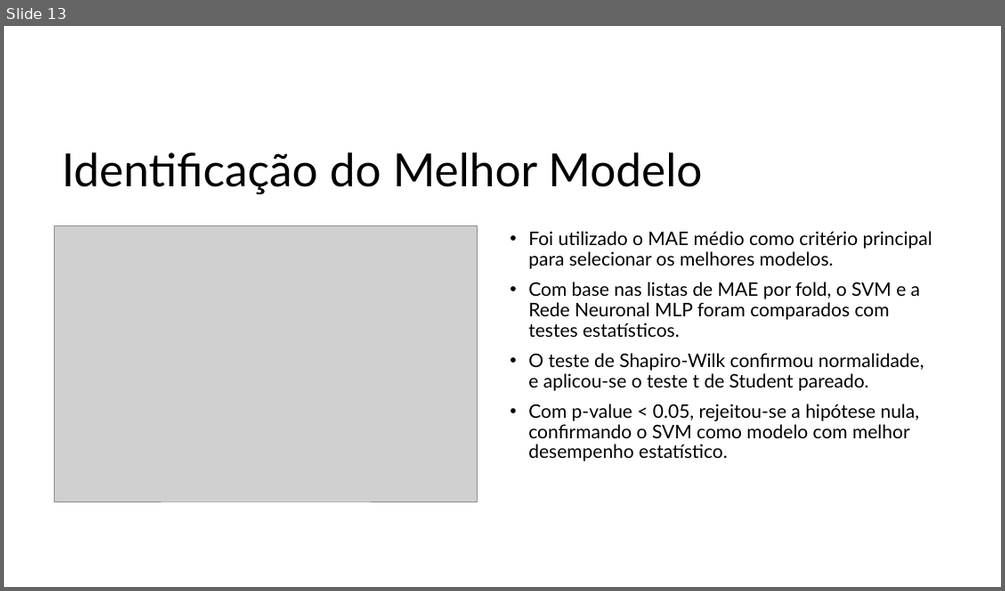
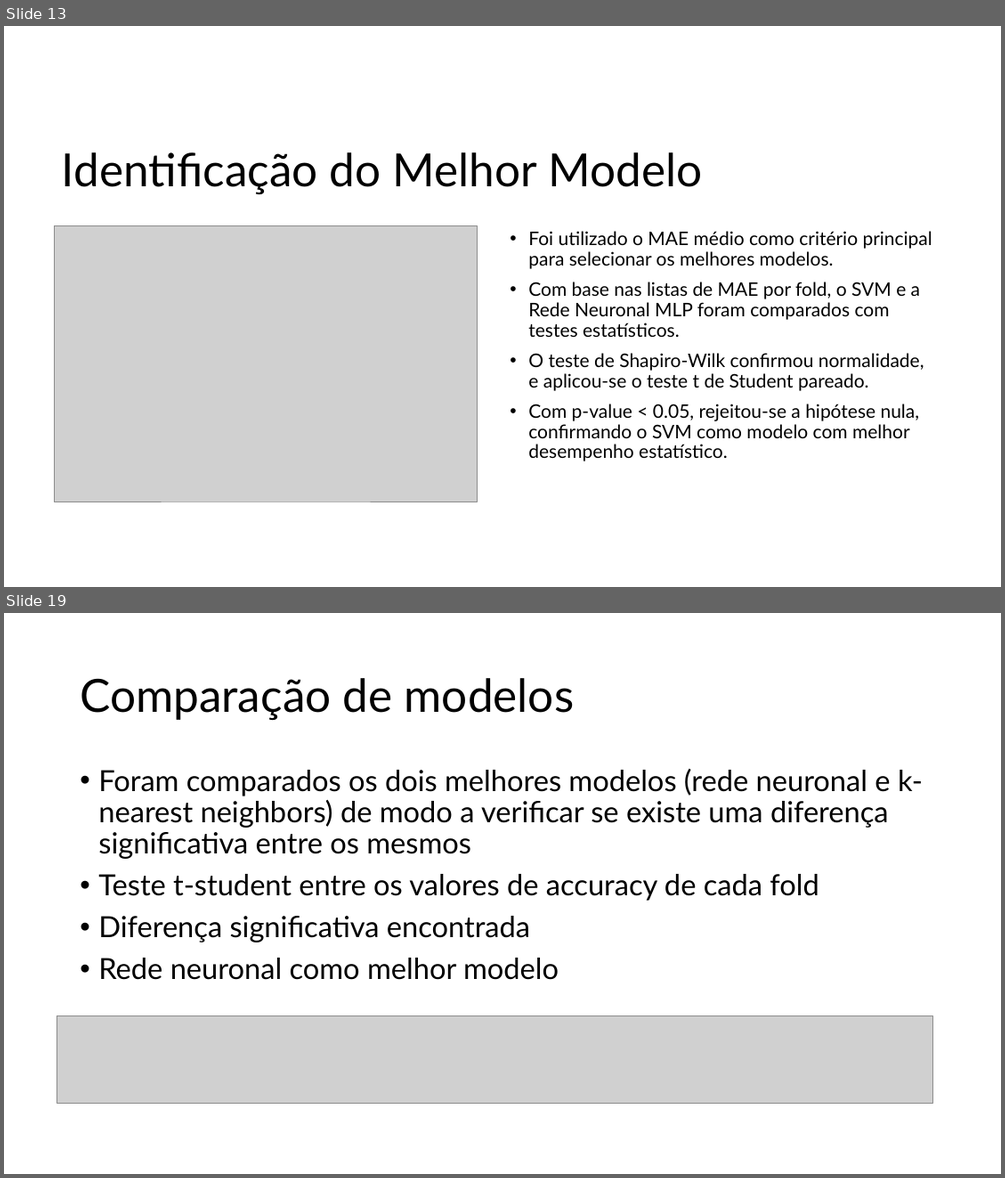
Before and after one commit to JoaoPinto1220663/ANADI_MFC_3DI_1220664_1220663_1220665, a slide deck: apresentação/ANADI - Trabalho Prático 2.pptx. Shown one above the other, each under a label of ours: slide 13 before the commit, slides 13 and 19 after it; the slides between them are not shown. The pictures are 1005x591 and 1005x1178 pixels, drawn with LibreOffice and Linux fonts; fonts in the diff are those of the drawing; grey boxes stand for pictures. Boxes give left, top, right and bottom in pixels: in the first picture for what was removed or moved away, otherwise in the second. Text is boxed around its words. In the diff, an @@ line names an element or a change of style, - is before the commit and + after.

```diff
--- a/apresentação/ANADI - Trabalho Prático 2.pptx
+++ b/apresentação/ANADI - Trabalho Prático 2.pptx
@@ slide 19 added at box(4, 613, 1001, 1174), background #FFFFFF @@
@@ title added at box(80, 678, 574, 720), 44 pt, text #000000 @@
+Comparação de modelos
@@ text added at box(98, 769, 922, 980), 28 pt, text #000000 @@
+• Foram comparados os dois melhores modelos (rede neuronal e k-nearest neighbors) de modo a verificar se existe uma diferença significativa entre os mesmos
+• Teste t-student entre os valores de accuracy de cada fold
+• Diferença significativa encontrada
+• Rede neuronal como melhor modelo
@@ picture added at box(57, 1016, 932, 1103) @@
```
Also in this commit, not shown: 5 other slides added.
